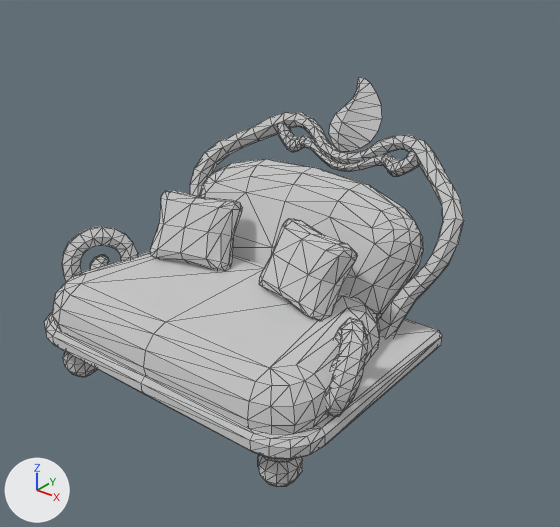
What one commit did to the glTF model tools/art/models/tripo/gf/base/g_f_sofa.glb.
Rendered twice from a 50 mm camera at (0.244, -0.291, 0.246) aimed at (0.014, -0.003, 0.067). Lighting does not change. The marker at lower left points along +X, +Y and +Z. The older version comes first. Mesh edges are drawn as thin lines. Vertices at exactly the same position are counted once.

Objects in the first picture: 'geometry_0'.
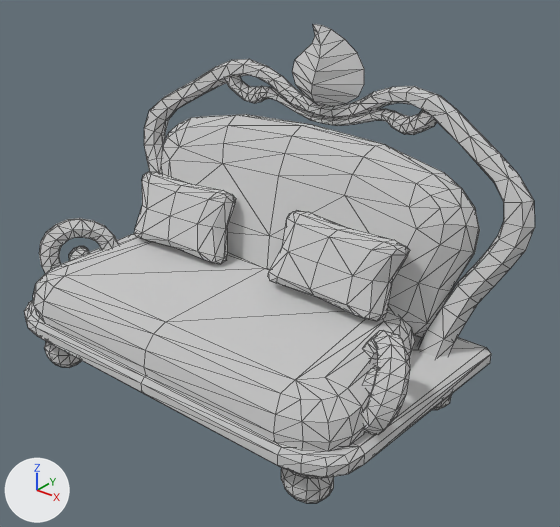
Where the change shows, as pixel boxes (x1, y1, x2, y2) in the pictures (560 x 527 px; the box of a moved part takes in the faces that stretch with it):
'geometry_0', reshaped (22% wider, 17% taller): before (44, 78, 464, 487); after (24, 24, 535, 503)
part 1 of me_geometry_0, moved or reshaped: before (62, 226, 138, 281); after (39, 218, 119, 274)
part 2 of me_geometry_0, moved or reshaped: before (258, 455, 302, 487); after (281, 468, 334, 503)
part 3 of me_geometry_0, moved or reshaped: before (326, 318, 368, 416); after (362, 330, 410, 435)
part 4 of me_geometry_0, moved or reshaped: before (150, 190, 243, 271); after (134, 172, 236, 264)
part 5 of me_geometry_0, moved or reshaped: before (259, 218, 358, 320); after (268, 210, 410, 321)
part 6 of me_geometry_0, moved or reshaped (not visible before): after (432, 394, 452, 410)
part 7 of me_geometry_0, rebuilt (16% wider): before (190, 112, 464, 338); after (161, 114, 480, 337)
part 8 of me_geometry_0, rebuilt (73% wider, 83% taller): before (199, 159, 424, 321); after (144, 59, 535, 357)
part 9 of me_geometry_0, added: after (292, 24, 364, 106)
part 10 of me_geometry_0, deleted: before (329, 78, 382, 151)
part 11 of me_geometry_0, moved or reshaped: before (44, 251, 265, 395); after (24, 234, 266, 395)
part 12 of me_geometry_0, moved or reshaped: before (141, 269, 442, 459); after (141, 268, 491, 478)

What changed in the scene script:
```text
Change me_geometry_0:
    used by ob_geometry_0; location = (0.0, 0.0, 0.0)
    remove me_geometry_0.from_pydata(...)  # 1520 vertices, 2905 faces; spans x -0.099..0.099, y -0.091..0.091, z 0.0..0.146
    add me_geometry_0.from_pydata(...)  # 1520 vertices, 2905 faces; spans x -0.13..0.13, y -0.091..0.059, z 0.0..0.182
    me_geometry_0 part 1: the loose piece of 150 vertices spanning x -0.099..-0.069, y -0.063..-0.024, z 0.034..0.074 is scaled about the mesh origin by (1.22, 1, 1)
    me_geometry_0 part 2: the loose piece of 100 vertices spanning x 0.058..0.083, y -0.085..-0.062, z 0.0..0.031 is scaled about the mesh origin by (1.22, 1, 1)
    me_geometry_0 part 3: the loose piece of 150 vertices spanning x 0.069..0.099, y -0.063..-0.024, z 0.034..0.074 is scaled about the mesh origin by (1.22, 1, 1)
    me_geometry_0 part 4: the loose piece of 74 vertices spanning x -0.065..-0.015, y -0.03..0.009, z 0.056..0.093 is multiplied about its middle by the matrix ((1.409, 0.148, 0.005), (-0.208, 0.982, -0.118), (-0.032, 0.116, 0.993)), then moved by (-0.015, 0.005, 0.003)
    me_geometry_0 part 5: the loose piece of 74 vertices spanning x 0.012..0.062, y -0.03..0.009, z 0.056..0.093 is multiplied about its middle by the matrix ((1.406, -0.163, 0.011), (0.231, 0.977, -0.141), (0.017, 0.141, 0.99)), then moved by (0.014, 0.006, 0.004)
    me_geometry_0 part 6: the loose piece of 97 vertices spanning x 0.053..0.077, y 0.008..0.032, z 0.0..0.026 is scaled about the mesh origin by (1.42, 1, 1)
    me_geometry_0 part 7: the loose piece of 375 vertices spanning x -0.091..0.091, y 0.012..0.087, z 0.034..0.123 is rebuilt with 118 vertices and now spans x -0.105..0.105, y 0.003..0.056, z 0.034..0.131
    me_geometry_0 part 8: the loose piece of 118 vertices spanning x -0.074..0.074, y 0.005..0.061, z 0.034..0.105 is rebuilt with 375 vertices and now spans x -0.13..0.13, y 0.013..0.059, z 0.034..0.156
    me_geometry_0 part 9: a new loose piece of 26 vertices spanning x -0.023..0.026, y 0.039..0.054, z 0.138..0.182, in mat_material_0 (its picture is missing)
    me_geometry_0 part 10: the loose piece of 26 vertices spanning x -0.016..0.019, y 0.069..0.091, z 0.106..0.146 is deleted
    me_geometry_0 part 11: 166 vertices removed from x -0.091..-0.049, y -0.091..0.04, z 0.0..0.059; 166 vertices added at x -0.119..-0.07, y -0.091..0.04, z 0.0..0.059
    me_geometry_0 part 12: 70 vertices removed from x 0.049..0.091, y -0.091..0.04, z 0.025..0.059; 70 vertices added at x 0.069..0.119, y -0.091..0.04, z 0.025..0.059
    other edits to the shape of me_geometry_0 do not show in these pictures
```
